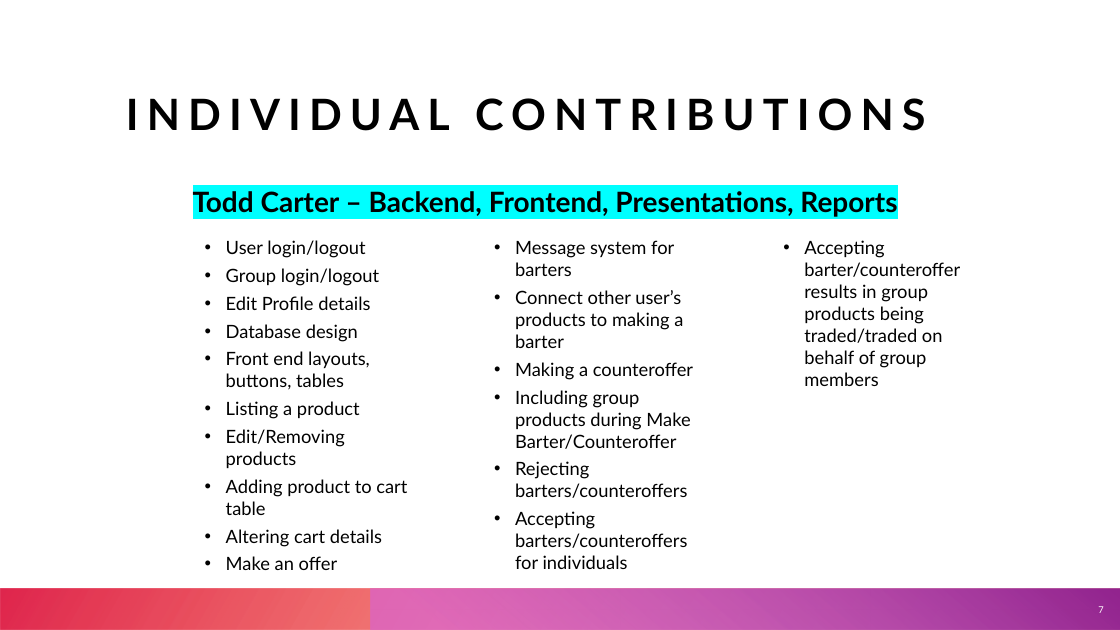
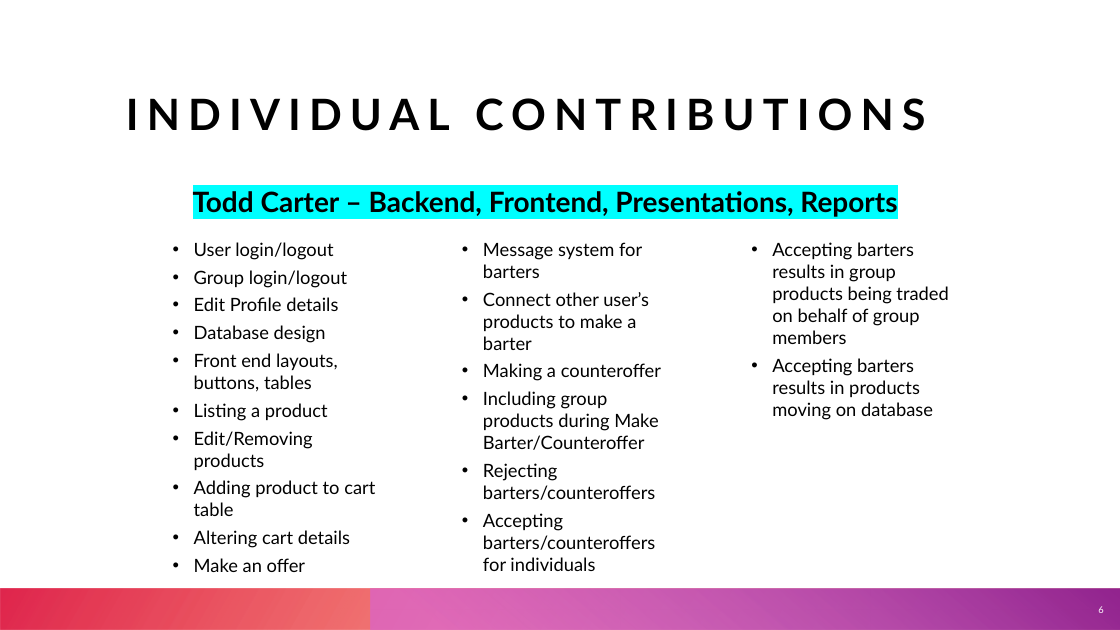
Before and after one commit to cart7982/CaravanSeraiCS360, a slide deck: slide 6 of CaravanSeraiCS360/Presentations/Caravanserai.pptx (slide 7 before the commit). Drawn at 1120x630 pixels with LibreOffice and Linux fonts; fonts in the diff are those of the drawing. Boxes give left, top, right and bottom in pixels: in the first picture for what was removed or moved away, otherwise in the second. Text is boxed around its words. In the diff, an @@ line names an element or a change of style, - is before the commit and + after.

Commit message:
Minor updates
Moving login links, minor fixes.

```diff
--- a/CaravanSeraiCS360/Presentations/Caravanserai.pptx
+++ b/CaravanSeraiCS360/Presentations/Caravanserai.pptx
@@ text "User login/logout": place and size @@
-text "User login/logout" at [226, 240, 960, 570]
+text "User login/logout" at [194, 242, 948, 572]
@@ text at [772, 242, 948, 420]: text changed @@
-  • Accepting barter/counteroffer results in group products being traded/traded on behalf of group members
+  • Accepting barters results in group products being traded on behalf of group members
+  • Accepting barters results in products moving on database
@@ text at [483, 292, 649, 350]: text changed @@
-  • Connect other user’s products to making a barter
+  • Connect other user’s products to make a barter
@@ page number at [1098, 606, 1103, 613]: text changed @@
-7
+6
```
Also in this commit, not shown: 2 other slides changed, 3 other files.
